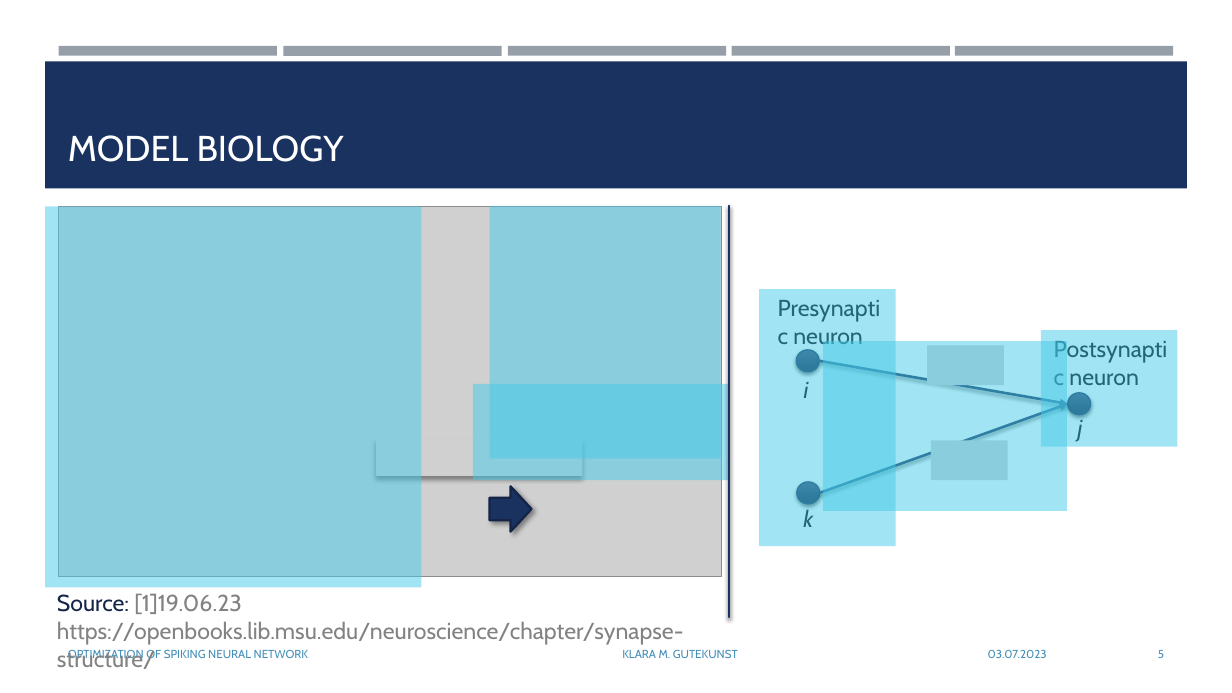
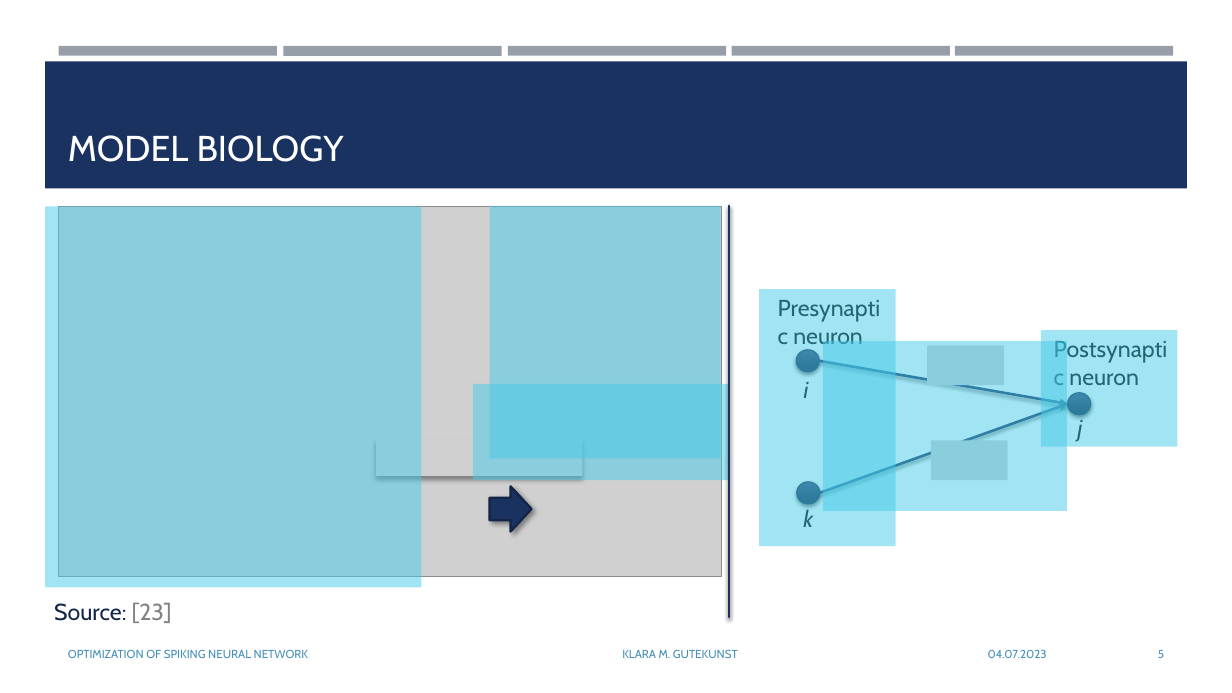
Before and after one commit to KlaraGtknst/bachelor-seminar-kde, a slide deck: slide 5 of Gutekunst_Seminar_KDE.pptx. Drawn at 1232x693 pixels with LibreOffice and Linux fonts; fonts in the diff are those of the drawing; grey boxes stand for pictures. Boxes give left, top, right and bottom in pixels: in the first picture for what was removed or moved away, otherwise in the second. Text is boxed around its words. In the diff, an @@ line names an element or a change of style, - is before the commit and + after.

```diff
--- a/Gutekunst_Seminar_KDE.pptx
+++ b/Gutekunst_Seminar_KDE.pptx
@@ text at bbox=[54, 602, 172, 623]: text changed; text colour #828282 to #142648 @@
-Source: [1]19.06.23 https://openbooks.lib.msu.edu/neuroscience/chapter/synapse-structure/
+Source: [23]
@@ text at bbox=[988, 650, 1047, 658]: text changed @@
-03.07.2023
+04.07.2023
```
Also in this commit, not shown: 17 other slides changed, 2 slides added, 1 slide removed, 1 other file.
